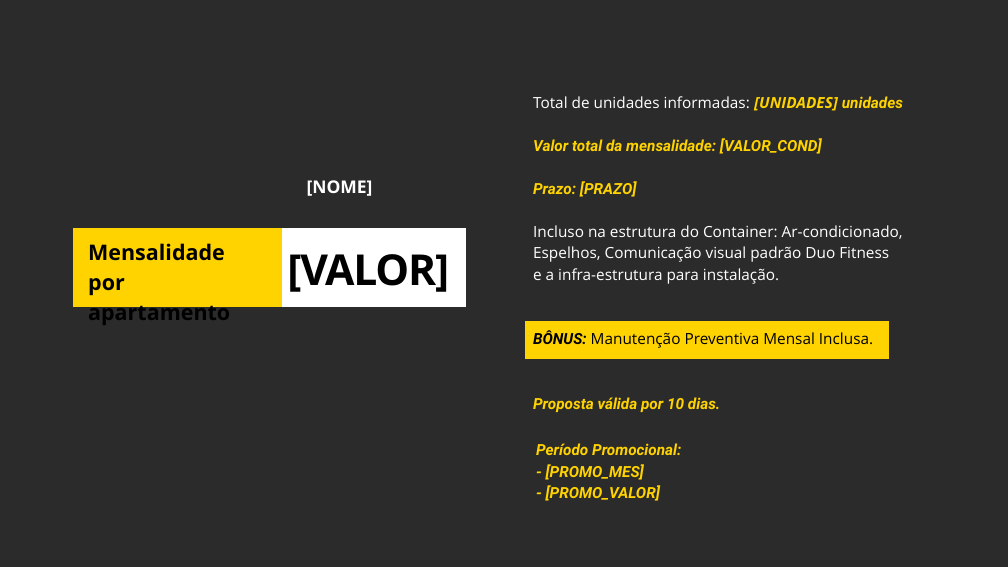
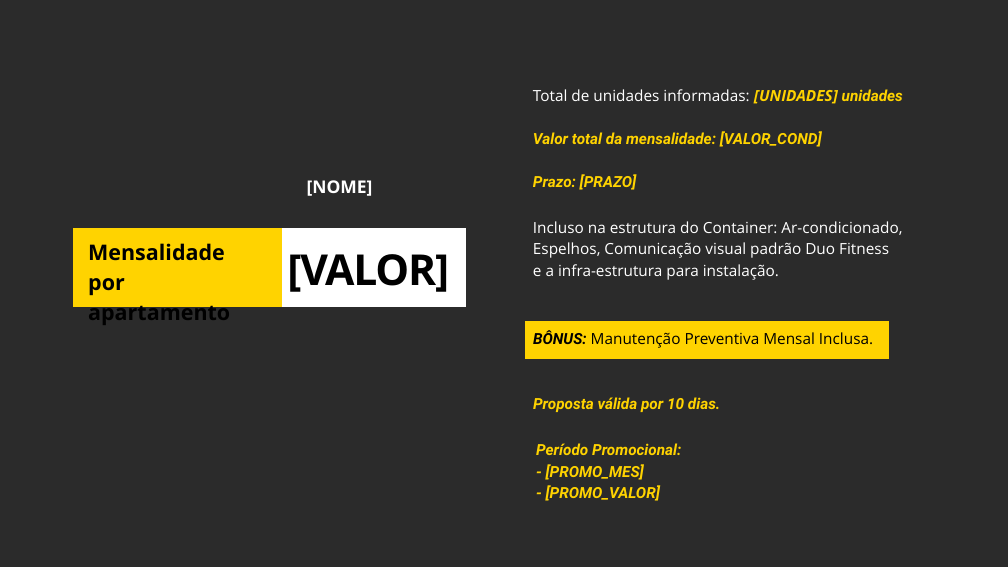
Before and after one commit to agencialumno/Site_duofitness, a slide deck: slide 23 of simulador_duofitness/templates/uno.pptx. Drawn at 1008x567 pixels with LibreOffice and Linux fonts; fonts in the diff are those of the drawing; background and template pictures are left out; a plain dark background stands for a picture behind light text. Boxes give left, top, right and bottom in pixels: in the first picture for what was removed or moved away, otherwise in the second. Text is boxed around its words. In the diff, an @@ line names an element or a change of style, - is before the commit and + after.

```diff
--- a/simulador_duofitness/templates/uno.pptx
+++ b/simulador_duofitness/templates/uno.pptx
@@ text added at <box>533,89,903,190</box>, 21.9 pt, text #FFD300, bold, italic @@
+Total de unidades informadas: [UNIDADES] unidades
+Valor total da mensalidade: [VALOR_COND]
+Prazo: [PRAZO]
@@ text at <box>533,96,903,284</box>: paragraphs removed @@
-Total de unidades informadas: [UNIDADES] unidades
-Valor total da mensalidade: [VALOR_COND]
-Prazo: [PRAZO]
-Incluso na estrutura do Container: Ar-condicionado, Espelhos, Comunicação visual padrão Duo Fitness
-e a infra-estrutura para instalação.
@@ text added at <box>533,221,902,280</box>, 21.9 pt, text #FFFFFF @@
+Incluso na estrutura do Container: Ar-condicionado, Espelhos, Comunicação visual padrão Duo Fitness
+e a infra-estrutura para instalação.
```
Also in this commit, not shown: 5 other files.
